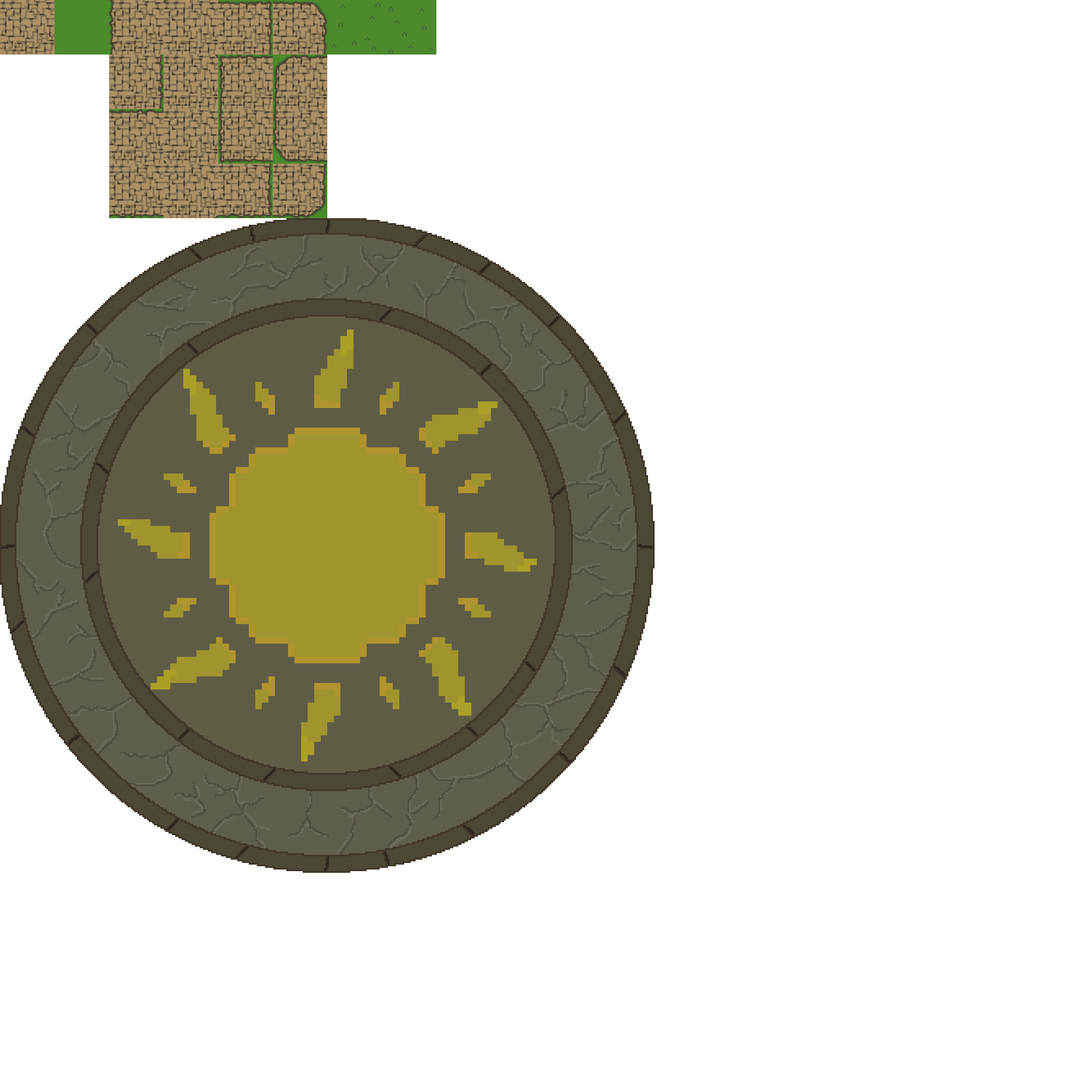
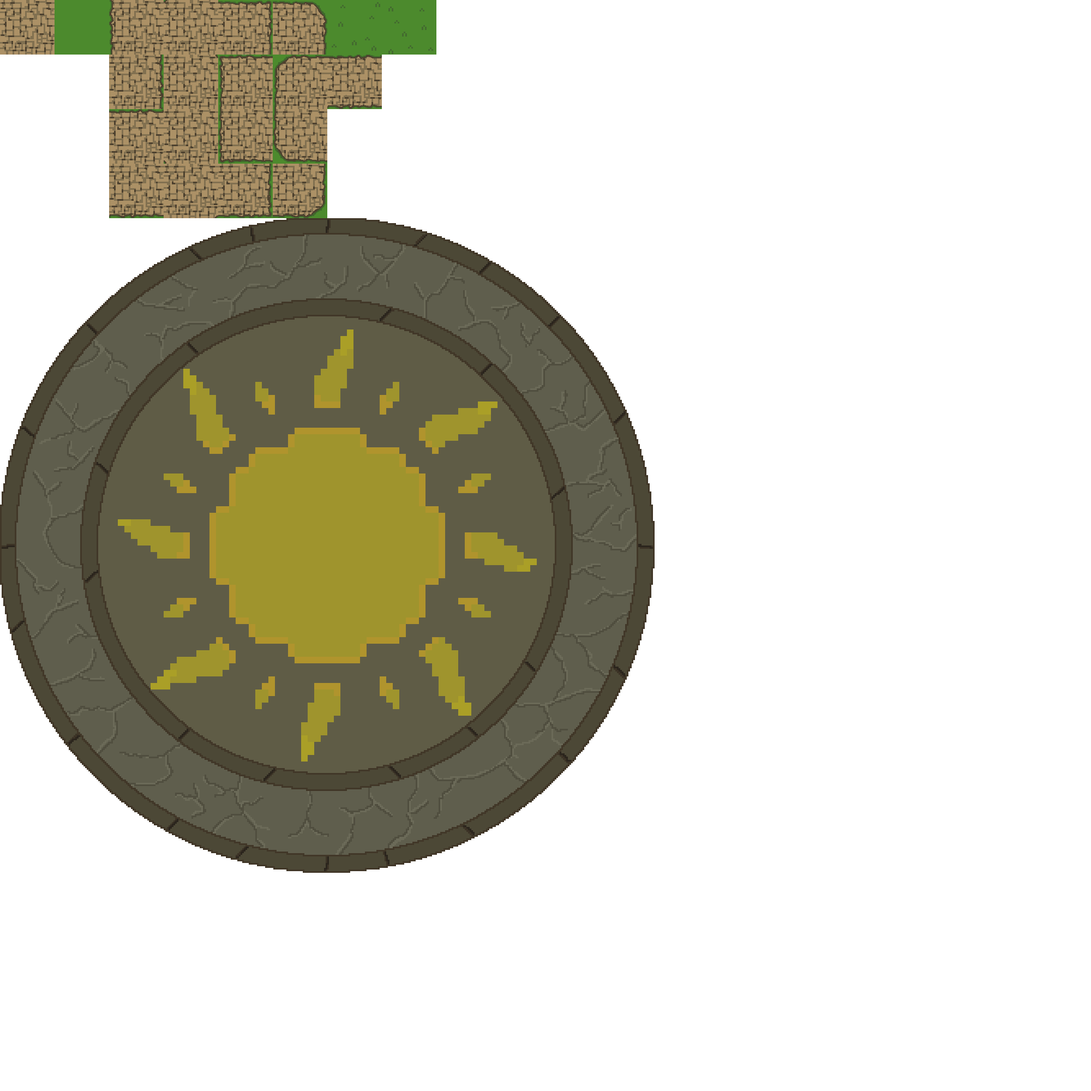
Layer changes from the first 1091 × 1091 image to the second:
painted on "tiles" over [327, 54, 383, 110]
painted on "background" over [327, 54, 383, 110]
